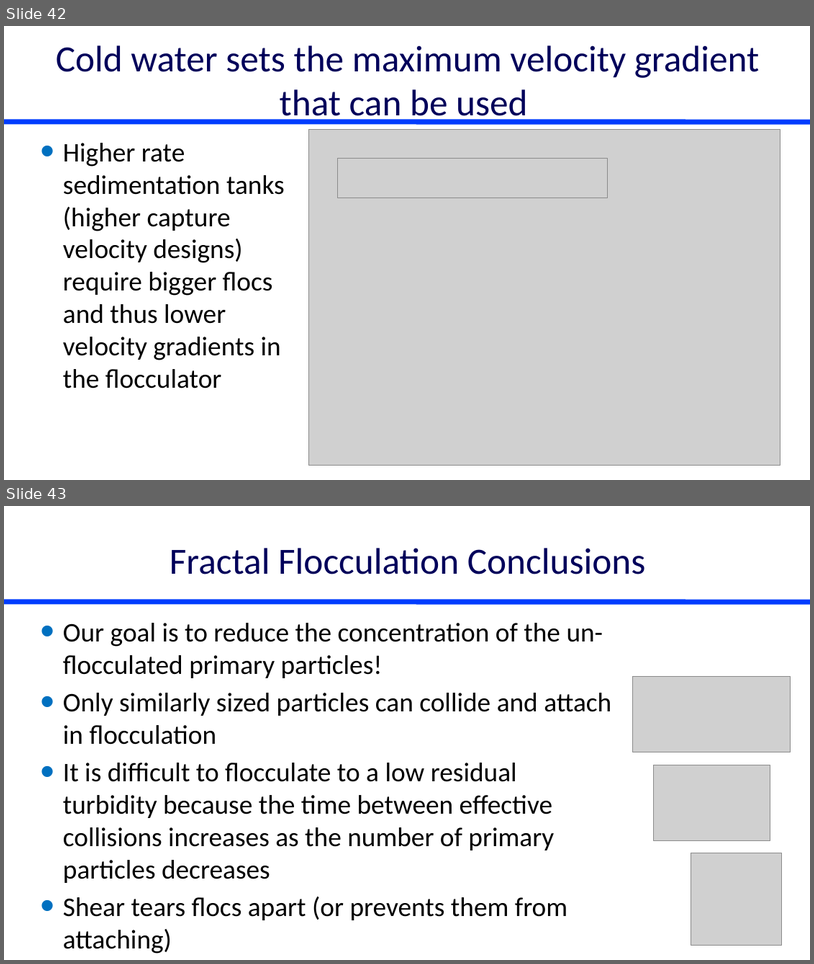
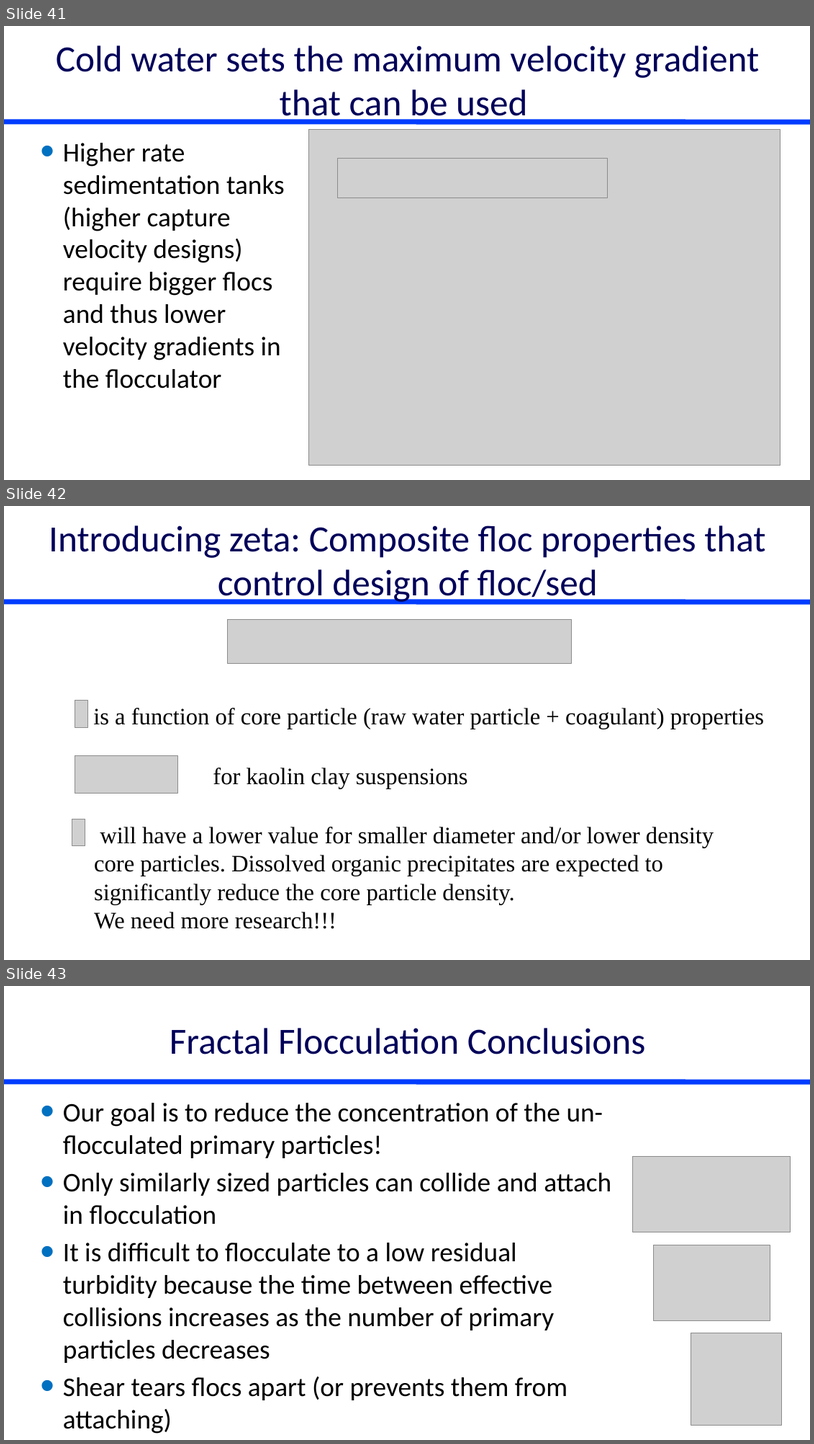
Before and after one commit to monroews/CEE4520Lectures, a slide deck: Flocculation Model.pptx. Shown one above the other, each under a label of ours: slides 42 and 43 before the commit, slides 41, 42 and 43 after it. The pictures are 814x964 and 814x1444 pixels, drawn with LibreOffice and Linux fonts; fonts in the diff are those of the drawing; grey boxes stand for pictures. Boxes give left, top, right and bottom in pixels: in the first picture for what was removed or moved away, otherwise in the second. Text is boxed around its words. In the diff, an @@ line names an element or a change of style, - is before the commit and + after.

Commit message:
updat floc

```diff
--- a/Flocculation Model.pptx
+++ b/Flocculation Model.pptx
@@ slide 42 added at [4,506,810,960], background #FFFFFF; not listed: 1 template element that a slide beside it also shows @@
@@ title added at [49,525,766,605], 44 pt, text #00005A @@
+Introducing zeta: Composite floc properties that control design of floc/sed
@@ picture added at [228,620,572,663] @@
@@ picture added at [75,700,88,728] @@
@@ text added at [93,708,764,729], 28 pt, text #000000 @@
+is a function of core particle (raw water particle + coagulant) properties
@@ picture added at [75,756,178,793] @@
@@ text added at [213,767,468,789], 28 pt, text #000000 @@
+for kaolin clay suspensions
@@ picture added at [72,818,85,846] @@
@@ text added at [94,826,714,929], 28 pt, text #000000 @@
+will have a lower value for smaller diameter and/or lower density core particles. Dissolved organic precipitates are expected to significantly reduce the core particle density.
+We need more research!!!
@@ what was slide 42 is now slide 41 @@
```
Also in this commit, not shown: 4 slides changed.
